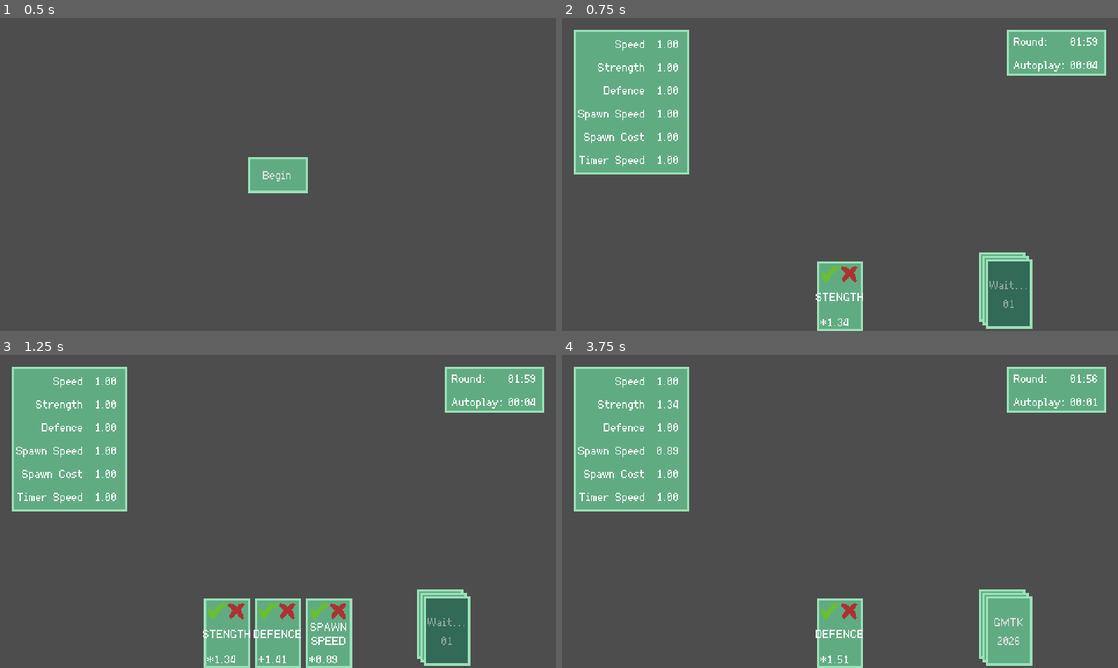
Above: before the commit, frames 1-4 (two rows, left to right).
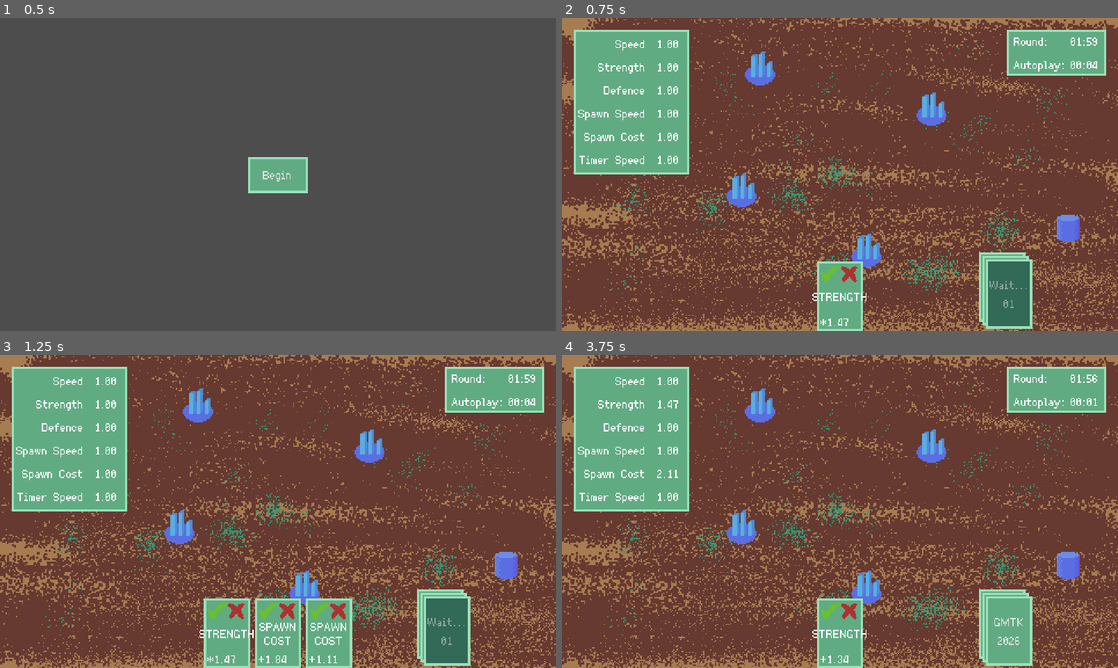
Above: after the commit, the same moments.

Repository: MumblyJuergens/gmtk-2026
Game: Godot game, scene res://app_root/app_root.tscn
Same seed, same stepped clock (60 frames per second), same inputs: the game is played once before the commit and once after it.
Inputs (mouse positions are in pixels of both pictures, inside the frame that each line leads up to):
- Up to frame 1 (0.5 s): no input
- Up to frame 2 (0.75 s): click "Begin" at 0.5 s
- Up to frame 3 (1.25 s): no input
- Up to frame 4 (3.75 s): click (778, 611) at 1.27 s; click (773, 611) at 2.02 s; click (778, 611) at 2.77 s; click (823, 611) at 3.52 s

Frame 1 is identical in both runs. In frame 2, 84% of the frame differs, in the area x 0-100%, y 0-100%; in frame 3, 80%; in frame 4, 84%.

Commit message:
feat: Less magic numbers, building placeholders

Diff:
--- /dev/null
+++ b/game/base.tscn
@@ -0,0 +1,19 @@
+[gd_scene format=3 uid="uid://cvn2wdwh1jb47"]
+
+[ext_resource type="Texture2D" uid="uid://c28arijen45xq" path="res://assets/spritesheet.png" id="1_6afe8"]
+
+[sub_resource type="AtlasTexture" id="AtlasTexture_hbqtk"]
+atlas = ExtResource("1_6afe8")
+region = Rect2(32, 32, 32, 32)
+
+[sub_resource type="CapsuleShape2D" id="CapsuleShape2D_uob17"]
+height = 24.0
+
+[node name="Base" type="Sprite2D" unique_id=2012944100]
+texture = SubResource("AtlasTexture_hbqtk")
+
+[node name="Area2D" type="Area2D" parent="." unique_id=1154234579]
+
+[node name="CollisionShape2D" type="CollisionShape2D" parent="Area2D" unique_id=1674973426]
+position = Vector2(0, 3)
+shape = SubResource("CapsuleShape2D_uob17")
--- a/game/card_data.gd
+++ b/game/card_data.gd
@@ -1,6 +1,6 @@
 class_name CardData
 
-enum Effect { SPEED, STENGTH, DEFENCE, SPAWN_SPEED, SPAWN_COST, TIMER_SPEED, }
+enum Effect { SPEED, STRENGTH, DEFENCE, SPAWN_SPEED, SPAWN_COST, TIMER_SPEED, }
 enum EffectOp { ADD, MULTIPLY, }
 
 var effect: Effect
@@ -44,7 +44,7 @@
 static var _total_weight_effect_op: float = 0.0
 static var _effect_chances: Array[WeightedEffect] = [
 	WeightedEffect.new(Effect.SPEED, 1.0),
-	WeightedEffect.new(Effect.STENGTH, 1.0),
+	WeightedEffect.new(Effect.STRENGTH, 1.0),
 	WeightedEffect.new(Effect.DEFENCE, 1.0),
 	WeightedEffect.new(Effect.SPAWN_SPEED, 1.0),
 	WeightedEffect.new(Effect.SPAWN_COST, 1.0),
--- a/game/card_deck.gd
+++ b/game/card_deck.gd
@@ -2,8 +2,6 @@
 
 @onready var pull_card: Button = %PullCard
 @onready var timer: Timer = %Timer
-
-const WAIT_TIME := 2.0
 
 func _ready() -> void:
 	EventBus.card_pull_wait.connect(_on_card_pull_wait)
@@ -17,7 +15,7 @@
 
 func _on_card_pull_wait() -> void:
 	pull_card.disabled = true
-	timer.start(WAIT_TIME)
+	timer.start(Config.CARD_DECK_PULL_WAIT_TIME)
 
 func _on_timer_timeout() -> void:
 	pull_card.disabled = false
--- a/game/config.gd
+++ b/game/config.gd
@@ -2,3 +2,13 @@
 class_name Config
 
 const CARD_COUNT := 5
+
+const CARD_DECK_PULL_WAIT_TIME := 2.0
+
+const GAME_TIMER_ROUND_DURATION: float = 120.0
+const GAME_TIMER_USE_DURATION: float = 5.0
+
+const HAND_CARD_DRAW_INTERVAL := 0.25
+
+const STUFF_PILE_MIN := 10000.0
+const STUFF_PILE_MAX := 100000.0
--- a/game/game.tscn
+++ b/game/game.tscn
@@ -2,14 +2,34 @@
 
 [ext_resource type="Script" uid="uid://5cxcmvt8r66o" path="res://game/game.gd" id="1_l1rk1"]
 [ext_resource type="PackedScene" uid="uid://8hl4v5gnqm5f" path="res://game/game_timer.tscn" id="2_vasa2"]
+[ext_resource type="Texture2D" uid="uid://cuy7nejjolvyx" path="res://assets/background.png" id="2_y36n6"]
 [ext_resource type="PackedScene" uid="uid://bxptc5khbgcx0" path="res://game/hand.tscn" id="3_4fuuu"]
+[ext_resource type="PackedScene" uid="uid://c03or844dipbl" path="res://game/stuff_pile.tscn" id="3_l8g03"]
 [ext_resource type="PackedScene" uid="uid://dg0txlcax2va6" path="res://game/stats_display.tscn" id="4_4fuuu"]
 [ext_resource type="PackedScene" uid="uid://c3a1xyyuetwwp" path="res://game/card_deck.tscn" id="5_dxrkv"]
+[ext_resource type="PackedScene" uid="uid://cvn2wdwh1jb47" path="res://game/base.tscn" id="8_j8tme"]
 
 [node name="Game" type="Node2D" unique_id=1960160855]
 script = ExtResource("1_l1rk1")
 
+[node name="TextureRect" type="TextureRect" parent="." unique_id=1825490754]
+offset_right = 480.0
+offset_bottom = 270.0
+texture = ExtResource("2_y36n6")
+
 [node name="StuffPiles" type="Node2D" parent="." unique_id=789662083]
+
+[node name="StuffPile" parent="StuffPiles" unique_id=1042835643 instance=ExtResource("3_l8g03")]
+position = Vector2(318, 78)
+
+[node name="StuffPile2" parent="StuffPiles" unique_id=564194468 instance=ExtResource("3_l8g03")]
+position = Vector2(262, 200)
+
+[node name="StuffPile3" parent="StuffPiles" unique_id=904352390 instance=ExtResource("3_l8g03")]
+position = Vector2(154, 148)
+
+[node name="StuffPile4" parent="StuffPiles" unique_id=930311537 instance=ExtResource("3_l8g03")]
+position = Vector2(170, 43)
 
 [node name="GameUI" type="CanvasLayer" parent="." unique_id=1726702326]
 
@@ -23,3 +43,6 @@
 unique_name_in_owner = true
 
 [node name="CardDeck" parent="GameUI" unique_id=905005102 instance=ExtResource("5_dxrkv")]
+
+[node name="Base" parent="." unique_id=2012944100 instance=ExtResource("8_j8tme")]
+position = Vector2(437, 178)
--- a/game/game_timer.gd
+++ b/game/game_timer.gd
@@ -6,9 +6,6 @@
 
 @onready var _round_timer: Timer = $RoundTimer
 @onready var _use_timer: Timer = $UseTimer
-
-const ROUND_DURATION: float = 120.0
-const USE_DURATION: float = 5.0
 
 var stats: Stats
 
@@ -19,8 +16,8 @@
 		_round_timer.timeout.connect(_on_round_timer_timeout)
 	if not _use_timer.timeout.is_connected(_on_use_timer_timeout):
 		_use_timer.timeout.connect(_on_use_timer_timeout)
-	_round_timer.start(ROUND_DURATION)
-	_use_timer.start(USE_DURATION)
+	_round_timer.start(Config.GAME_TIMER_ROUND_DURATION)
+	_use_timer.start(Config.GAME_TIMER_USE_DURATION)
 
 func stop() -> void:
 	_round_timer.stop()
@@ -40,5 +37,5 @@
 	EventBus.timer_done_round.emit()
 
 func _on_use_timer_timeout() -> void:
-	_use_timer.start(USE_DURATION)
+	_use_timer.start(Config.GAME_TIMER_USE_DURATION)
 	EventBus.timer_done_card_use.emit()
--- a/game/hand.gd
+++ b/game/hand.gd
@@ -2,7 +2,6 @@
 extends HBoxContainer
 
 const CARD_UI = preload("uid://dbqqioutkatvs")
-const CARD_DRAW_INTERVAL := 0.25
 
 func spawn_card(card_data: CardData) -> void:
 	var card_ui: CardUI = CARD_UI.instantiate()
@@ -13,7 +12,7 @@
 	var tween := create_tween()
 	for _i in range(Config.CARD_COUNT - get_child_count()):
 		tween.tween_callback(draw_card)
-		tween.tween_interval(CARD_DRAW_INTERVAL)
+		tween.tween_interval(Config.HAND_CARD_DRAW_INTERVAL)
 
 func draw_card() -> void:
 	if get_child_count() >= Config.CARD_COUNT:
--- a/game/stats.gd
+++ b/game/stats.gd
@@ -15,7 +15,7 @@
 		CardData.EffectOp.MULTIPLY: op = _multiply_me
 	match card_data.effect:
 		CardData.Effect.SPEED: speed = op.call(speed, card_data.amount)
-		CardData.Effect.STENGTH: strength = op.call(strength, card_data.amount)
+		CardData.Effect.STRENGTH: strength = op.call(strength, card_data.amount)
 		CardData.Effect.DEFENCE: defence = op.call(defence, card_data.amount)
 		CardData.Effect.SPAWN_SPEED: spawn_speed = op.call(spawn_speed, card_data.amount)
 		CardData.Effect.SPAWN_COST: spawn_cost = op.call(spawn_cost, card_data.amount)
--- a/game/stuff_pile.gd
+++ b/game/stuff_pile.gd
@@ -3,4 +3,4 @@
 var stuff: float
 
 func _ready() -> void:
-	stuff = SharedJunk.rng.randf_range(1000.0, 10000.0)
+	stuff = SharedJunk.rng.randf_range(Config.STUFF_PILE_MIN, Config.STUFF_PILE_MAX)
Binary file added: assets/background.png
Not shown, added: assets/background.png.import
Binary file changed: assets/spritesheet.png
Binary file added: external/background.aseprite
Binary file changed: external/spritesheet.aseprite
